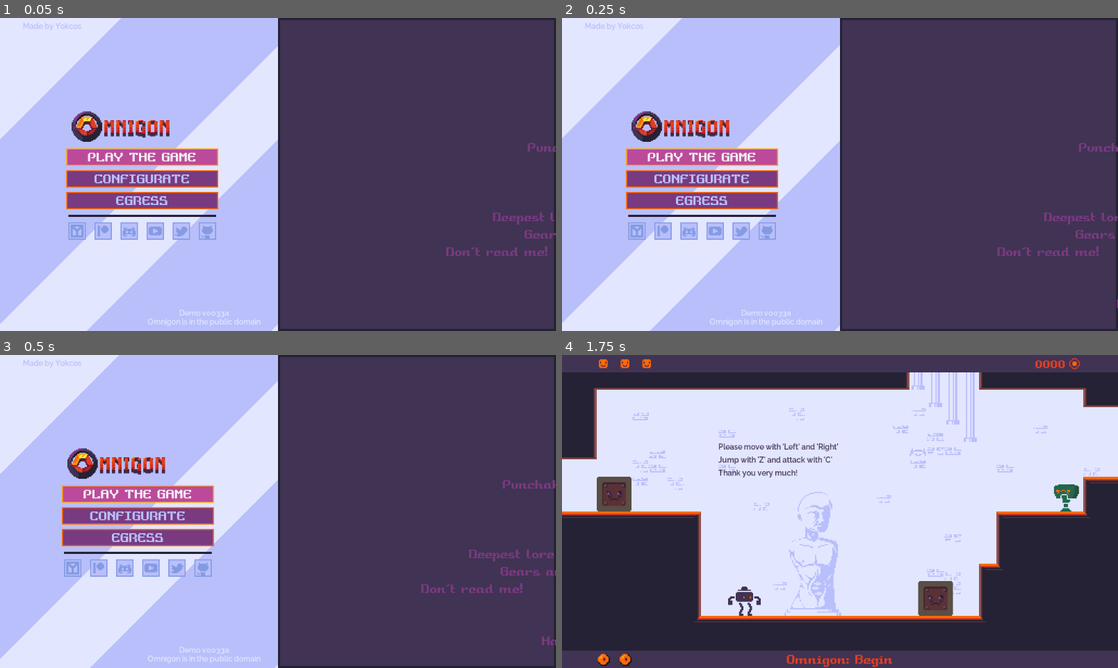
Above: before the commit, frames 1-4 (two rows, left to right).
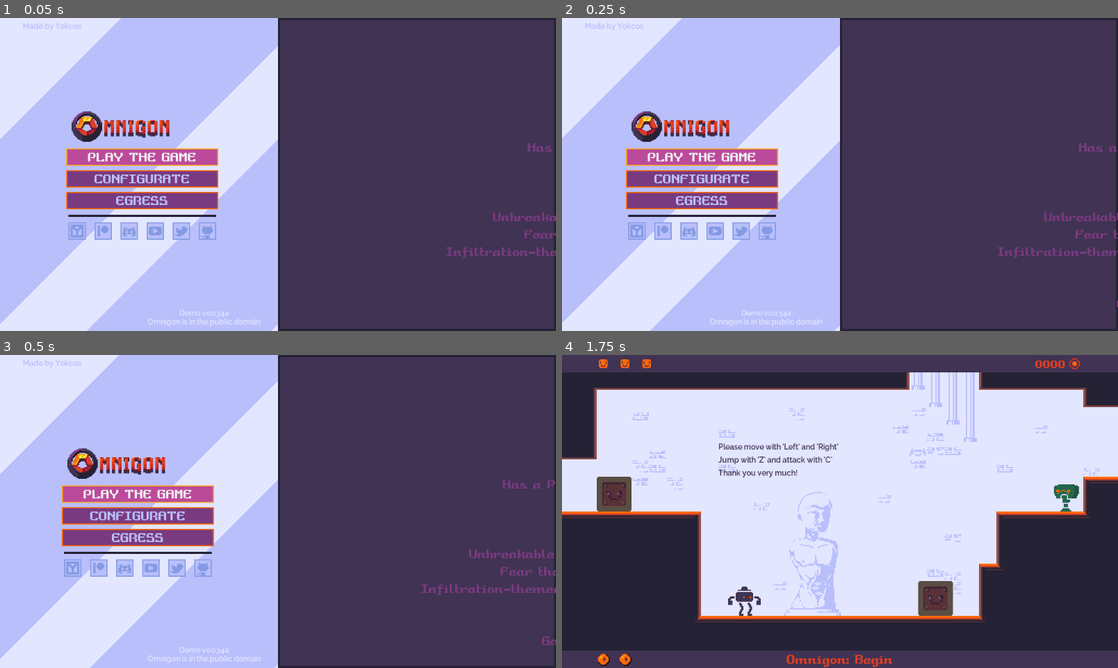
Above: after the commit, the same moments.

Repository: yokcos/omnigon
Game: Godot game, scene res://ui/intro.tscn
Two runs of this game, one before a commit and one after it. Both use one fixed random seed, a clock stepped at 60 frames per second and the inputs below.
Inputs:
- Up to frame 1 (0.05 s): no input
- Up to frame 2 (0.25 s): no input
- Up to frame 3 (0.5 s): no input
- Up to frame 4 (1.75 s): click "PLAY THE GAME" at 0.5 s; click "Oh okay" at 1.25 s

The runs differ from the first frame. In frame 1, 0.4% of the frame differs, in the area x 39-100%, y 40-96%; in frame 2, 0.5%; in frame 3, 0.6%; in frame 4, nothing differs.

Commit message:
Obvious Ambush is now a more effective ambush

Diff:
--- a/entities/enemies/apparition.gd
+++ b/entities/enemies/apparition.gd
@@ -23,7 +23,8 @@
 		if targets[0].flipped == behind_target:
 			$fsm/patrol.set_state("hide")
 		else:
-			$fsm/hide.set_state("patrol")
+			if $fsm/hide.set_state("patrol"):
+				$fsm/patrol.attack_time = rand_range(0.5, 1.5)
 
 
 func activate():
--- a/fsm/states/state.gd
+++ b/fsm/states/state.gd
@@ -42,9 +42,11 @@
 func _handle_input(event: InputEvent) -> void:
 	pass
 
-func set_state(what: String) -> void:
+func set_state(what: String) -> bool:
 	if active:
 		get_parent().set_state_string(what)
+		return true
+	return false
 
 func get_animator() -> AnimationPlayer:
 	return get_parent().animator
--- a/rooms/already_known.tscn
+++ b/rooms/already_known.tscn
@@ -9,7 +9,7 @@
 [node name="already_known" type="Node2D"]
 script = ExtResource( 4 )
 title = "Already Known"
-temp_music = "notweird"
+temp_music = "imperialsecrets"
 map_image = ExtResource( 5 )
 
 [node name="props" type="Node2D" parent="."]
--- a/rooms/clockwork_server.tscn
+++ b/rooms/clockwork_server.tscn
@@ -10,6 +10,7 @@
 [node name="clockwork_server" type="Node2D"]
 script = ExtResource( 2 )
 title = "Clockwork Server"
+temp_music = "imperialsecrets"
 map_image = ExtResource( 5 )
 background_colour = Color( 0.894118, 0.823529, 0.666667, 1 )
 
--- a/rooms/foreboding.tscn
+++ b/rooms/foreboding.tscn
@@ -31,6 +31,7 @@
 [node name="pipe" parent="." instance=ExtResource( 4 )]
 position = Vector2( 952, 72 )
 rotation = -1.57079
+highlight_distance = 0.0
 
 [node name="button" parent="." instance=ExtResource( 5 )]
 position = Vector2( 336, 176 )
--- a/rooms/obvious_ambush.tscn
+++ b/rooms/obvious_ambush.tscn
@@ -39,13 +39,13 @@
 script = ExtResource( 5 )
 
 [node name="apparition0" parent="apparition_activator" instance=ExtResource( 4 )]
-position = Vector2( 168, 280 )
+position = Vector2( 232, 104 )
 
 [node name="apparition1" parent="apparition_activator" instance=ExtResource( 4 )]
-position = Vector2( 272, 96 )
+position = Vector2( 176, 232 )
 
 [node name="apparition2" parent="apparition_activator" instance=ExtResource( 4 )]
-position = Vector2( 48, 72 )
+position = Vector2( 168, 288 )
 
 [node name="timer" type="Timer" parent="apparition_activator"]
 wait_time = 0.1
--- a/ui/main_menu.gd
+++ b/ui/main_menu.gd
@@ -39,9 +39,12 @@
 	"Gears and clockwork",
 	"Punchable pots",
 	"Shifting shapes",
+	"Gears and Clockwork",
 ]
 var current_texts = {}
 var lore = "Your enemies in the NORTH are working out the secrets of TIME TRAVEL! This cannot be allowed, but fortunate …(220 unchanged characters)…
+
+var background_colour = Color("e3e6ff")
 
 const obj_text = preload("res://ui/mainmenu_text.tscn")
 const obj_options = preload("res://ui/options/options.tscn")
@@ -58,6 +61,9 @@
 
 	for i in range(6):
 		deploy_text(randf() * $right_half.rect_size.x)
+
+	VisualServer.set_default_clear_color(background_colour)
+	Game.background_colour = background_colour
 
 func _process(delta: float) -> void:
 	if randf()*120 < 1:
--- a/ui/main_menu.tscn
+++ b/ui/main_menu.tscn
@@ -151,7 +151,7 @@
 margin_bottom = 280.0
 custom_colors/font_color = Color( 0.890196, 0.901961, 1, 1 )
 custom_fonts/font = ExtResource( 4 )
-text = "Demo v0033a"
+text = "Demo v0034a"
 align = 1
 valign = 1
 
@@ -180,42 +180,42 @@
 margin_left = 64.0
 margin_top = 32.0
 margin_right = 200.0
-margin_bottom = -32.0
+margin_bottom = 256.0
 alignment = 1
 
 [node name="title" type="TextureRect" parent="column"]
-margin_top = 52.0
-margin_right = 136.0
-margin_bottom = 84.0
+margin_top = 196.0
+margin_right = 136.0
+margin_bottom = 228.0
 texture = ExtResource( 2 )
 
 [node name="begin" type="Button" parent="column"]
-margin_top = 88.0
-margin_right = 136.0
-margin_bottom = 104.0
+margin_top = 232.0
+margin_right = 136.0
+margin_bottom = 248.0
 text = "PLAY THE GAME"
 
 [node name="options" type="Button" parent="column"]
-margin_top = 108.0
-margin_right = 136.0
-margin_bottom = 124.0
+margin_top = 252.0
+margin_right = 136.0
+margin_bottom = 268.0
 text = "CONFIGURATE"
 
 [node name="quit" type="Button" parent="column"]
-margin_top = 128.0
-margin_right = 136.0
-margin_bottom = 144.0
+margin_top = 272.0
+margin_right = 136.0
+margin_bottom = 288.0
 text = "EGRESS"
 
 [node name="divider" type="HSeparator" parent="column"]
-margin_top = 148.0
-margin_right = 136.0
-margin_bottom = 152.0
+margin_top = 292.0
+margin_right = 136.0
+margin_bottom = 296.0
 
 [node name="links" type="HBoxContainer" parent="column"]
-margin_top = 156.0
-margin_right = 136.0
-margin_bottom = 172.0
+margin_top = 300.0
+margin_right = 136.0
+margin_bottom = 316.0
 
 [node name="link_yokcos" type="TextureButton" parent="column/links"]
 margin_right = 16.0
